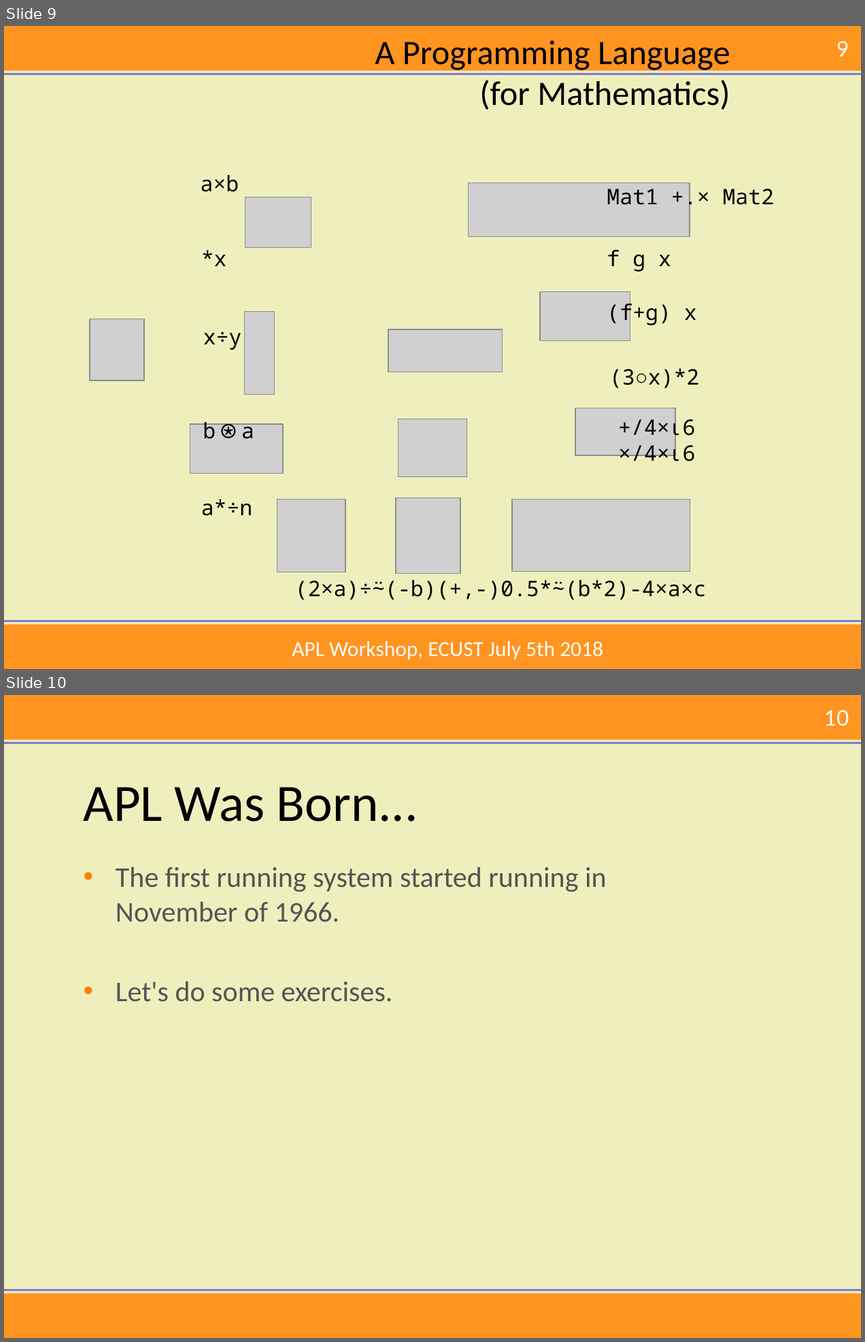
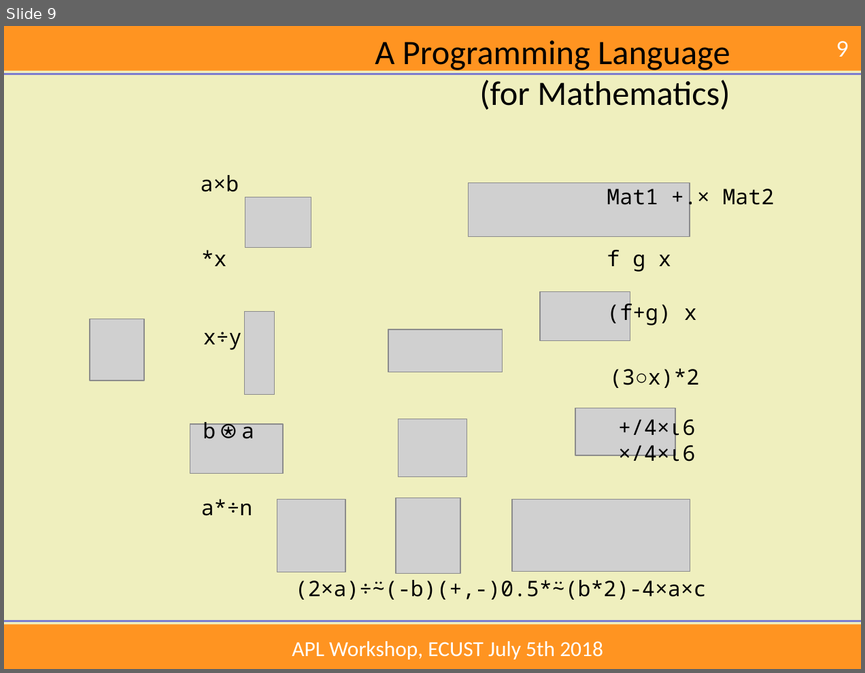
Before and after one commit to mkromberg/ECUST2018, a slide deck: Intro.pptx. Shown one above the other, each under a label of ours: slides 9 and 10 before the commit, slide 9 after it. The pictures are 865x1342 and 865x673 pixels, drawn with LibreOffice and Linux fonts; fonts in the diff are those of the drawing; grey boxes stand for pictures; background and template pictures are left out. Boxes give left, top, right and bottom in pixels: in the first picture for what was removed or moved away, otherwise in the second. Text is boxed around its words. In the diff, an @@ line names an element or a change of style, - is before the commit and + after.

```diff
--- a/Intro.pptx
+++ b/Intro.pptx
@@ slide 10 removed at (4,695,861,1338), background #EFEFBE; not listed: 5 template elements that a slide beside it also shows @@
@@ title removed at (84,787,418,821) @@
-APL Was Born...
@@ text removed at (116,867,606,1002) @@
-• The first running system started running in
-  November of 1966.
-• Let's do some exercises.
```
Also in this commit, not shown: 7 slides changed, 5 slides added, 6 other slides removed, 1 other file.
